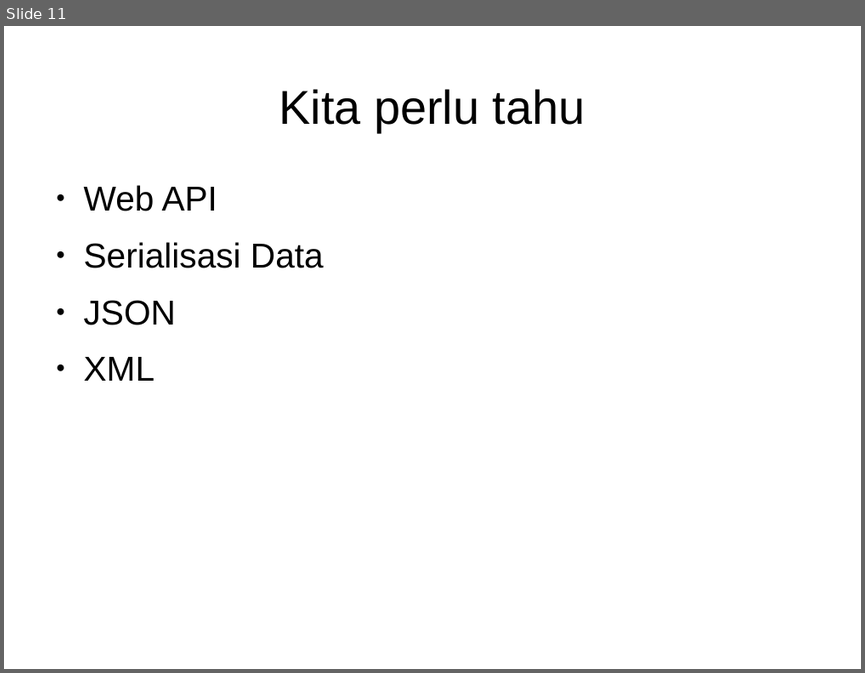
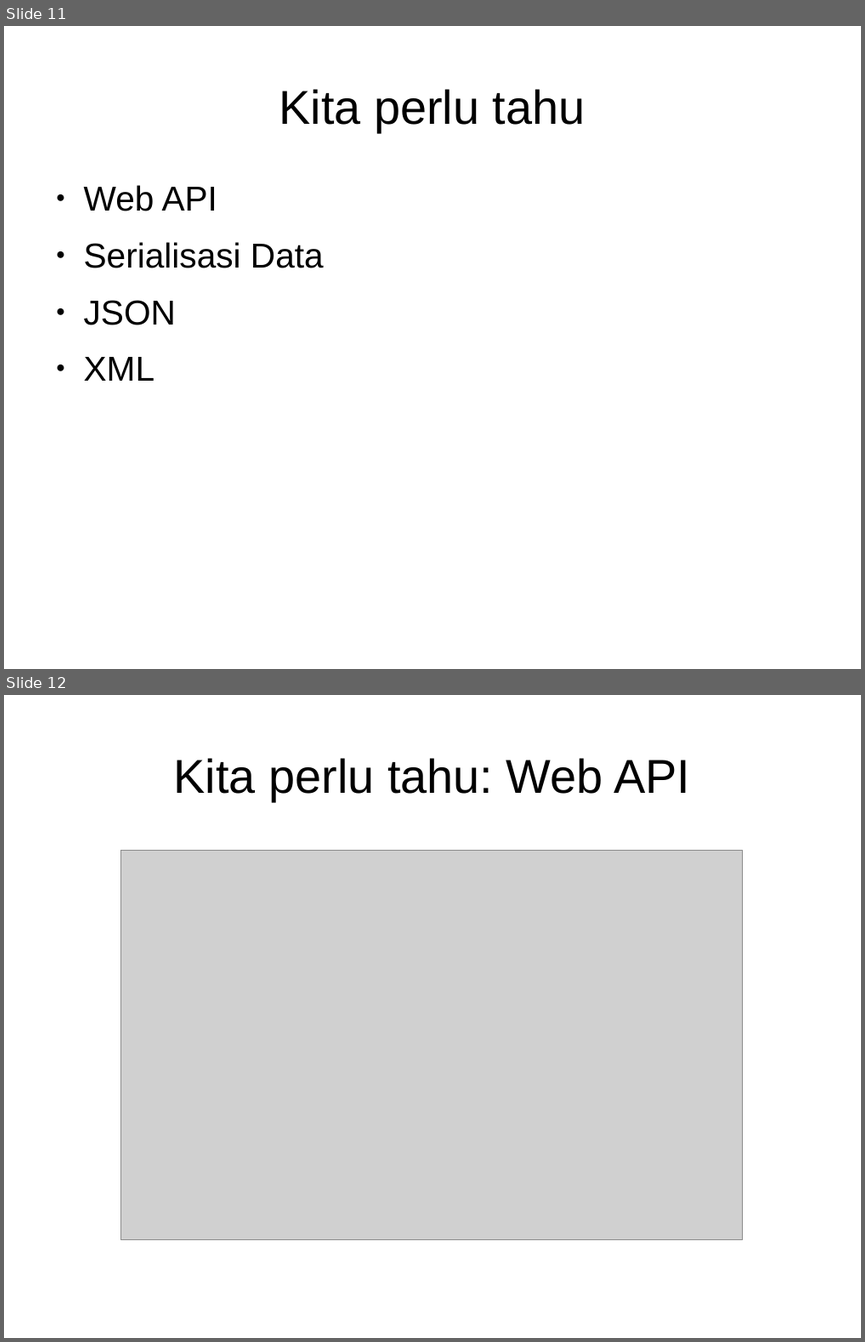
Before and after one commit to muhammadghazali/ghanoz-json-skripsi, a slide deck: slide-presentasi/presentasi-tugas-akhir.odp. Shown one above the other, each under a label of ours: slide 11 before the commit, slides 11 and 12 after it. The pictures are 865x673 and 865x1342 pixels, drawn with LibreOffice and Linux fonts; fonts in the diff are those of the drawing; grey boxes stand for pictures. Boxes give left, top, right and bottom in pixels: in the first picture for what was removed or moved away, otherwise in the second. Text is boxed around its words. In the diff, an @@ line names an element or a change of style, - is before the commit and + after.

```diff
--- a/slide-presentasi/presentasi-tugas-akhir.odp
+++ b/slide-presentasi/presentasi-tugas-akhir.odp
@@ slide 12 added at (x1=4, y1=695, x2=861, y2=1338), background #FFFFFF @@
@@ title added at (x1=174, y1=758, x2=690, y2=801), 44 pt, text #000000 @@
+Kita perlu tahu: Web API
@@ picture added at (x1=120, y1=851, x2=743, y2=1239) @@
```
Also in this commit, not shown: 30 other slides added, 26 other files.
